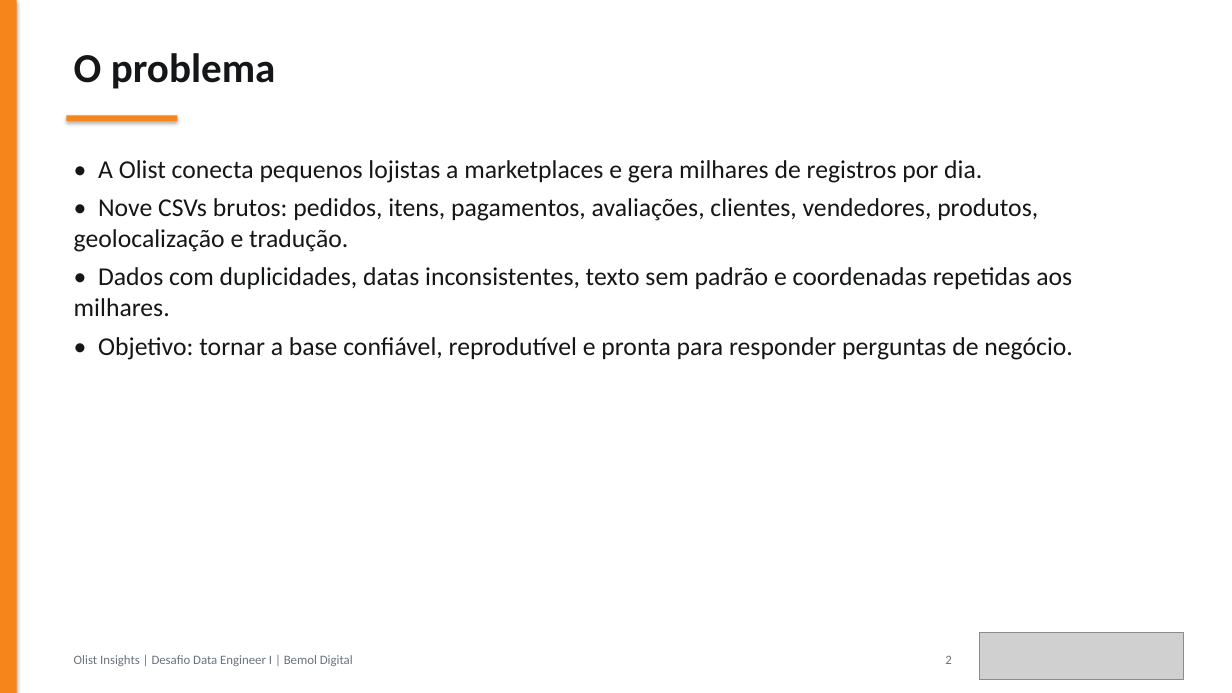
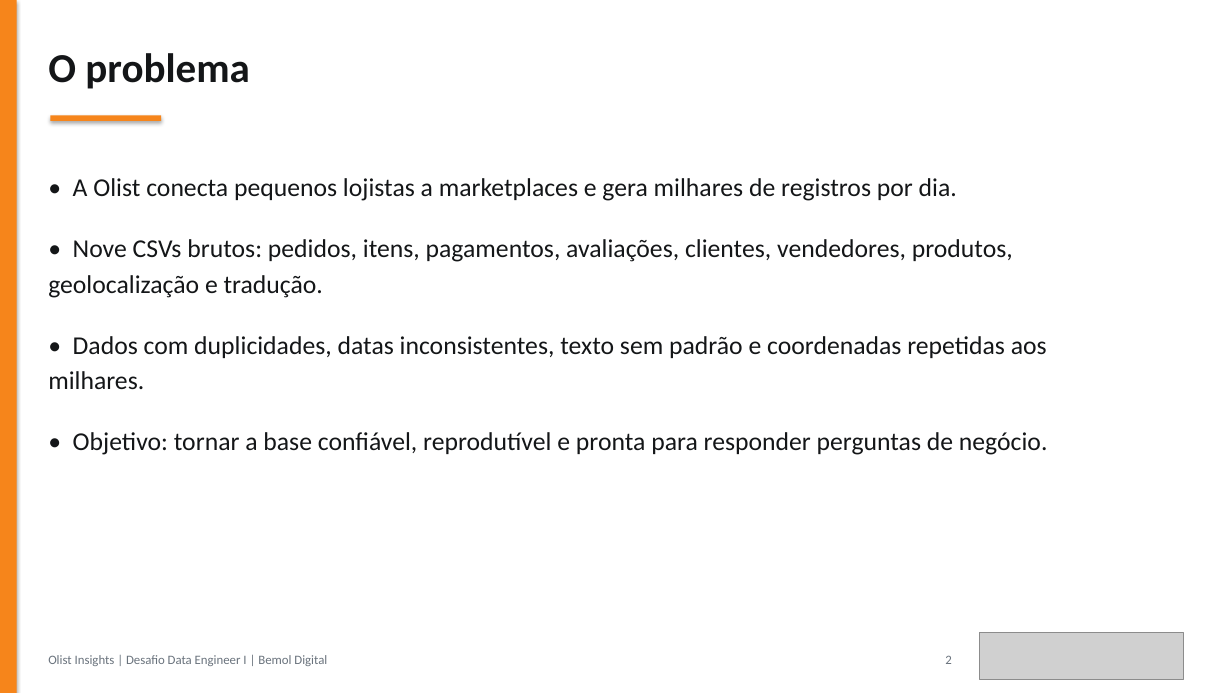
Before and after one commit to JulianaBallin/data-engineer-challenge, a slide deck: slide 2 of docs/apresentacao/apresentacao-olist.pptx. Drawn at 1232x693 pixels with LibreOffice and Linux fonts; fonts in the diff are those of the drawing; grey boxes stand for pictures. Boxes give left, top, right and bottom in pixels: in the first picture for what was removed or moved away, otherwise in the second. Text is boxed around its words. In the diff, an @@ line names an element or a change of style, - is before the commit and + after.

Commit message:
docs(slides): increase list spacing and reduce left margin by 0.7 cm

```diff
--- a/docs/apresentacao/apresentacao-olist.pptx
+++ b/docs/apresentacao/apresentacao-olist.pptx
@@ text "O problema": place and size @@
-text "O problema" at <box>74,53,276,89</box>
+text "O problema" at <box>48,53,250,89</box>
@@ rectangle: place and size @@
-rectangle at <box>67,116,177,121</box>
+rectangle at <box>50,116,161,121</box>
@@ text "• A Olist conecta pequenos ...": place and size @@
-text "• A Olist conecta pequenos ..." at <box>74,160,1073,360</box>
+text "• A Olist conecta pequenos ..." at <box>48,178,1048,455</box>
@@ text "• A Olist conecta pequenos ..." at <box>48,178,1048,455</box>: line spacing 1 to 1.15; more space between paragraphs @@
@@ text "Olist Insights | Desafio Data ...": place and size @@
-text "Olist Insights | Desafio Data ..." at <box>74,655,353,666</box>
+text "Olist Insights | Desafio Data ..." at <box>48,655,327,666</box>
```
Also in this commit, not shown: 10 other slides changed, 2 other files.
